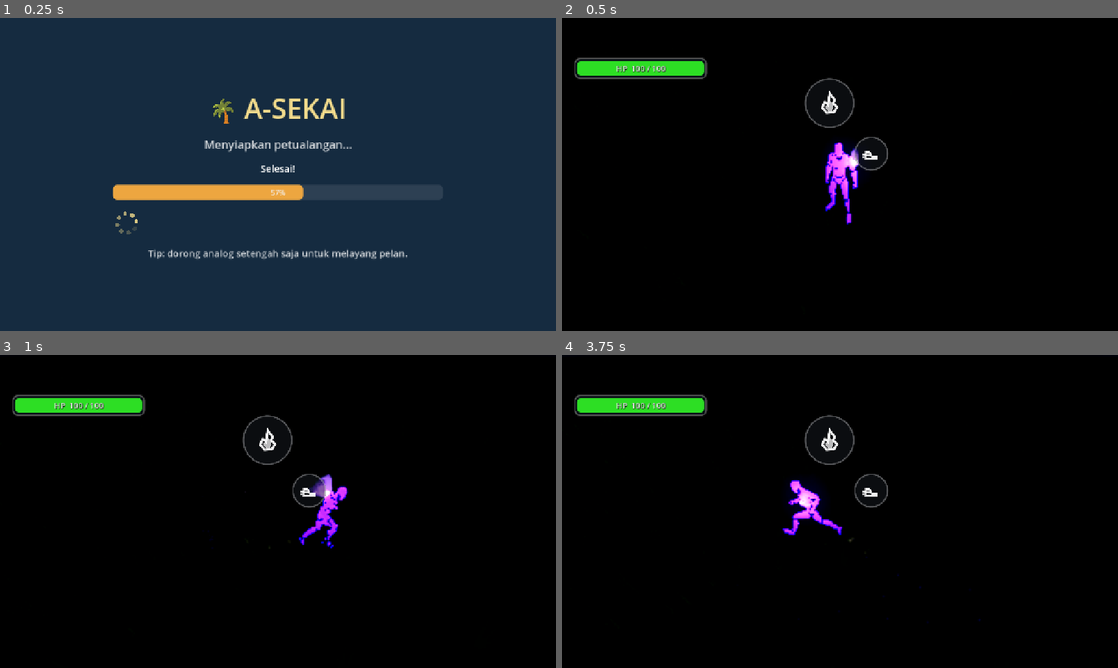
Above: before the commit, frames 1-4 (two rows, left to right).
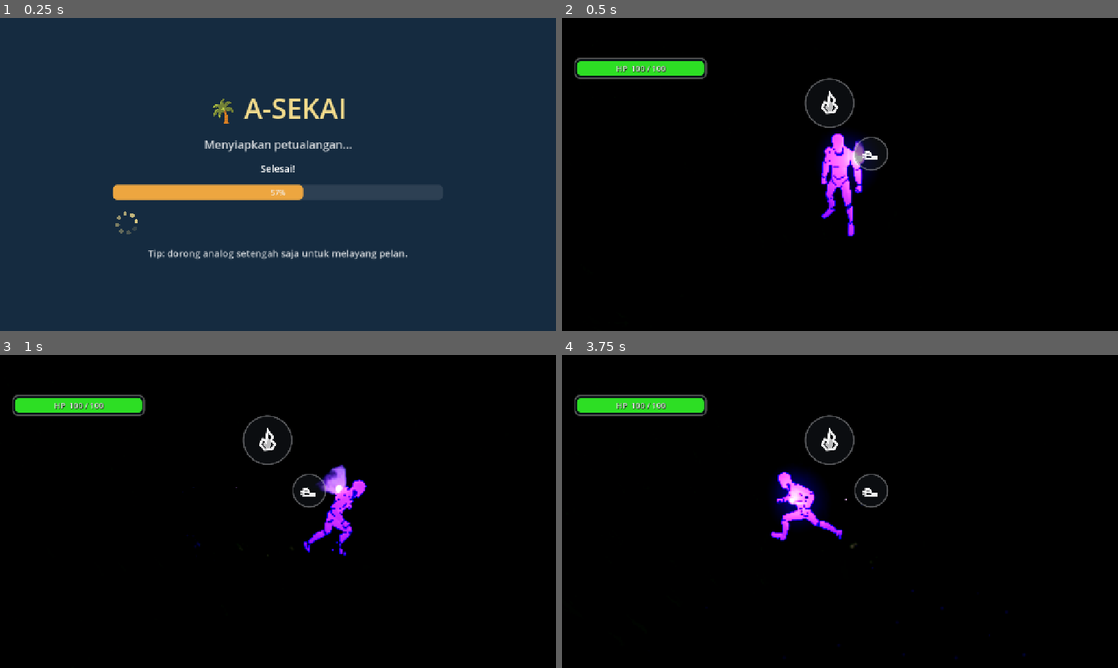
Above: after the commit, the same moments.

Repository: KyokoApp/Unity
Game: Godot game, scene res://packs/core_scripts/game_root.tscn
Two runs of this game, one before a commit and one after it. Both use one fixed random seed, a clock stepped at 60 frames per second and the inputs below. This scene is started directly instead of the project's main scene. Sound files missing from this copy of the repository are replaced by a short silence.
Inputs (mouse positions are in pixels of both pictures, inside the frame that each line leads up to):
- Up to frame 1 (0.25 s): no input
- Up to frame 2 (0.5 s): no input
- Up to frame 3 (1 s): move the mouse to (400, 495) at 0.52 s; hold Right (ui_right) from 0.53 s (still down); click (400, 495) at 0.67 s
- Up to frame 4 (3.75 s): release Right (ui_right) at 1.25 s; drag from (728, 527) to (812, 574) at 1.27 s; move the mouse to (895, 442) at 2.02 s; hold Right (ui_right) 2.03-2.75 s; drag from (812, 574) to (673, 464) at 2.77 s; move the mouse to (1006, 558) at 3.52 s; hold Left (ui_left) from 3.53 s (still down)

Frame 1 is identical in both runs. In frame 2, 1.4% of the frame differs, in the area x 46-55%, y 36-70%; in frame 3, 1.5%, in the area x 33-66%, y 35-65%; in frame 4, 1.5%.

Commit message:
Bulan diperkecil, kamera lbh deket lagi, rumput dicicil biar smooth
Respons user thd screenshot (bulan raksasa menutup layar) + permintaan:
'itu bulannya terlalu gede banget gk realistis trus jarak kamera ke
player deketin lagi trus optimalisasi biar smooth tapi tidak
mengurangi visual yang ada'.

1) Bulan (world.gd _apply_daylight, cabang malam):
   sun_size 0.075->0.010, halo 0.40->0.22. Skala sky.gdshader non-linear
   (smoothstep atas cosinus sudut pandang) shg penurunan sekecil ini msh
   menghasilkan cakram+corona yg jelas kelihatan & bersinar, tapi
   proporsinya wajar drpd menutupi hampir separuh layar spt sblmnya.

2) Kamera (player.gd): CAM_DIST 5.6->4.4 (permintaan lanjutan 'deketin
   lagi', sblmnya sudah pernah 7.6->5.6). Pinch zoom-out & auto-return
   tak berubah, cuma titik nol-nya yg makin dekat.

3) Optimasi smoothness TANPA mengurangi kepadatan/kualitas rumput
   (world.gd): akar masalah hentakan/patah2 saat jalan masuk area baru
   adalah _build_grass_chunk lama yg ngisi SEMUA 5400 instance 1 petak
   sekaligus dlm 1 frame (bisa 2 petak x 5400 = ~10800 panggilan native
   set_instance_transform/custom_data dlm 1 frame). Dirombak jadi:
   - _build_grass_chunk skrg cuma bikin node+buffer KOSONG (murah),
     didaftarkan ke _grass_building utk diisi belakangan.
   - _process_grass_fill_budget (dipanggil tiap frame) ngisi maks
     GRASS_FILL_INSTANCES_PER_FRAME=1800 instance/frame, DISEBAR ke
     semua petak yg lg dibangun, RNG per petak dilanjutkan (bukan
     diulang) shg hasil akhir identik persis dgn versi lama — TOTAL &
     KEPADATAN rumput TAK berkurang sama sekali, cuma proses ngisinya
     disebar bbrp frame drpd numpuk semua di 1 frame. Efek samping:
     rumpun kelihatan tumbuh bertahap saat masuk petak baru (bukan
     nge-pop instan) -- halus dr sisi visual jg.
   - _apply_grass_density_all() & unload di _update_grass_chunks
     disesuaikan supaya konsisten dgn petak yg msh dlm proses pengisian.

Co-authored-by: arena-agent <297053741+arena-agent@users.noreply.github.com>

Diff:
--- a/project/packs/character_player/player.gd
+++ b/project/packs/character_player/player.gd
@@ -111,10 +111,12 @@
 const PITCH_MIN := deg_to_rad(-72.0)
 const PITCH_MAX := deg_to_rad(-10.0)
 # CAM_DIST didekatkan (permintaan user "kameranya agak deketin ke player"):
-# 7.6 -> 5.6. Zoom-out manual (pinch 2 jari, lihat hud.gd add_zoom) msh bisa
-# menjauhkan sampai CAM_ZOOM_MAX, tapi otomatis balik ke CAM_DIST ini lagi
-# scr smooth (lihat _cam_zoom di _process) begitu jalan lagi / diam sebentar.
-const CAM_DIST := 5.6
+# 7.6 -> 5.6. LALU didekatkan LAGI (permintaan lanjutan "jarak kamera ke
+# player deketin lagi"): 5.6 -> 4.4. Zoom-out manual (pinch 2 jari, lihat
+# hud.gd add_zoom) msh bisa menjauhkan sampai CAM_ZOOM_MAX, tapi otomatis
+# balik ke CAM_DIST ini lagi scr smooth (lihat _cam_zoom di _process) begitu
+# jalan lagi / diam sebentar.
+const CAM_DIST := 4.4
 const CAM_FOLLOW := 7.0
 const LOOK_K := 0.0036
 const CAM_FOCUS_HEIGHT := 1.05
--- a/project/packs/world_terrain/world.gd
+++ b/project/packs/world_terrain/world.gd
@@ -96,11 +96,26 @@
 const GRASS_CHUNK_INSTANCES := 5400
 const GRASS_RENDER_RADIUS_CHUNKS := 2   # persegi (2*r+1)^2 petak selalu berusaha dimuat
 const GRASS_UNLOAD_RADIUS_CHUNKS := 3   # histeresis: dibongkar hanya kalau LEBIH jauh dr ini
-const GRASS_CHUNK_BUILD_PER_FRAME := 2  # cegah hentakan frame saat byk petak baru sekaligus
+# OPTIMASI (permintaan user: "optimalisasi biar smooth tapi tidak mengurangi
+# visual") — GRASS_CHUNK_BUILD_PER_FRAME skrg cuma ngatur brp NODE petak
+# baru boleh dibuat tiap frame (murah: cuma alokasi MultiMesh kosong, tak
+# lagi ngisi ribuan instance-nya di frame yg sama). Pengisian instance
+# sesungguhnya (yg MAHAL — dulu sampai 5400 pemanggilan set_instance_*
+# per petak, dobel kalau 2 petak kebangun bareng = ~10800 panggilan native
+# dlm 1 frame, itu biang hentakan/patah2 pas jalan masuk area baru) skrg
+# DICICIL lewat GRASS_FILL_INSTANCES_PER_FRAME instance/frame LINTAS semua
+# petak yg lg dibangun (lihat _grass_building/_process_grass_fill_budget) —
+# jumlah TOTAL rumput yg akhirnya tampil TETAP SAMA PERSIS (tak ada rumput
+# dikurangi), cuma proses ngisinya disebar bbrp frame drpd numpuk di 1
+# frame. Bonus: rumpun kelihatan "tumbuh" bertahap saat petak baru
+# dimuat—bukan nge-pop instan—yg jg terasa lebih halus dr sisi visual.
+const GRASS_CHUNK_BUILD_PER_FRAME := 3   # brp petak baru boleh MULAI dibangun /frame
+const GRASS_FILL_INSTANCES_PER_FRAME := 1800  # brp instance boleh DIISI /frame (semua petak digabung)
 var _grass_mesh: ArrayMesh                # 1 mesh tuft dipakai bersama semua chunk
 var _grass_mat: ShaderMaterial            # 1 material dipakai bersama semua chunk (player_pos diperbarui tiap frame)
 var _grass_chunks := {}                   # Vector2i koordinat petak -> MultiMeshInstance3D
-var _grass_pending: Array = []            # antrean koordinat petak menunggu dibangun
+var _grass_pending: Array = []            # antrean koordinat petak menunggu MULAI dibangun
+var _grass_building := {}                 # Vector2i -> {"rng":RandomNumberGenerator,"filled":int}: petak yg node-nya sudah ada tapi msh dicicil isi instance-nya
 var _grass_last_chunk := Vector2i(9999999, 9999999)  # paksa update pertama
 var _grass_density_frac := 1.0            # dari apply_quality() grass_density, diterapkan ke chunk baru & yg sudah ada
 
@@ -257,12 +272,15 @@
 ## memberi kedalaman/volume. Setiap instance = tuft 5 helai bersilang, dgn
 ## goyangan angin & varian warna per-instance di grass_blade.gdshader.
 ## Inisialisasi sistem CHUNK STREAMING (lihat catatan arsitektur di atas):
-## mesh & material dibuat SEKALI (dipakai bersama semua petak), lalu petak
-## ASAL (0,0) dibangun SEKARANG JUGA (spawn pemain persis di situ, (0,0,0))
-## supaya rumput sudah ada dari detik pertama tanpa nunggu _process jalan &
-## tanpa perlu referensi `player` (blm tentu ada saat generate_async, lihat
-## jg dev_probe/fire_attack_check.gd yg menguji world sendirian tanpa
-## pemain) — petak lain menyusul otomatis begitu set_player() dipanggil &
+## mesh & material dibuat SEKALI (dipakai bersama semua petak), lalu node
+## petak ASAL (0,0) dibuat SEKARANG JUGA (spawn pemain persis di situ,
+## (0,0,0)) tanpa perlu referensi `player` (blm tentu ada saat
+## generate_async, lihat jg dev_probe/fire_attack_check.gd yg menguji world
+## sendirian tanpa pemain) — isi instance-nya sendiri dicicil lewat
+## _process_grass_fill_budget (lihat komentar GRASS_FILL_INSTANCES_PER_FRAME)
+## shg full-terisi dlm hitungan beberapa frame pertama (bukan langsung
+## sekaligus, demi smoothness — tapi tetap terasa "sudah ada dr detik
+## pertama"). Petak lain menyusul otomatis begitu set_player() dipanggil &
 ## pemain mulai jalan.
 func _build_grass() -> void:
 	_grass_mesh = _build_grass_blade_mesh()
@@ -295,18 +313,7 @@
 	mm.use_custom_data = true
 	mm.mesh = _grass_mesh
 	mm.instance_count = GRASS_CHUNK_INSTANCES
-	var rng := RandomNumberGenerator.new()
-	rng.seed = _chunk_seed(coord)
-	var half := GRASS_CHUNK_SIZE * 0.5
-	for i in range(GRASS_CHUNK_INSTANCES):
-		var x := rng.randf_range(-half, half)
-		var z := rng.randf_range(-half, half)
-		var s := rng.randf_range(0.75, 1.35)
-		var blade_basis := Basis(Vector3.UP, rng.randf_range(0.0, TAU))
-		blade_basis = blade_basis.scaled(Vector3(s, s * rng.randf_range(0.8, 1.3), s))
-		mm.set_instance_transform(i, Transform3D(blade_basis, Vector3(x, 0.0, z)))
-		mm.set_instance_custom_data(i, Color(rng.randf(), rng.randf(), 0.0, 0.0))
-	mm.visible_instance_count = int(round(GRASS_CHUNK_INSTANCES * _grass_density_frac))
+	mm.visible_instance_count = 0  # belum ada instance terisi, lihat _process_grass_fill_budget
 	var mmi := MultiMeshInstance3D.new()
 	mmi.name = "GrassChunk_%d_%d" % [coord.x, coord.y]
 	mmi.multimesh = mm
@@ -315,6 +322,55 @@
 	mmi.position = Vector3((coord.x + 0.5) * GRASS_CHUNK_SIZE, 0.0, (coord.y + 0.5) * GRASS_CHUNK_SIZE)
 	add_child(mmi)
 	_grass_chunks[coord] = mmi
+	# Node & buffer kosong sudah ada (murah) — pengisian GRASS_CHUNK_INSTANCES
+	# instance sesungguhnya (mahal) dicicil lewat _grass_building, BUKAN di
+	# sini lagi, biar tak menghentak frame ini (lihat catatan di const
+	# GRASS_FILL_INSTANCES_PER_FRAME di atas).
+	var rng := RandomNumberGenerator.new()
+	rng.seed = _chunk_seed(coord)
+	_grass_building[coord] = {"rng": rng, "filled": 0}
+
+## Dipanggil TIAP FRAME (bukan cuma saat pindah petak): isi maks
+## GRASS_FILL_INSTANCES_PER_FRAME instance rumput, disebar ke SEMUA petak yg
+## msh dlm proses (_grass_building), petak terlama diisi duluan. RNG per
+## petak sama & DILANJUTKAN (bukan diulang dr awal) tiap panggilan -> hasil
+## akhirnya identik persis dgn kalau diisi sekaligus (cuma bedanya waktu),
+## jadi TOTAL & KEPADATAN rumput tak berkurang sama sekali dibanding
+## sebelumnya — cuma cara ngisinya yg disebar biar smooth.
+func _process_grass_fill_budget() -> void:
+	var budget := GRASS_FILL_INSTANCES_PER_FRAME
+	var half := GRASS_CHUNK_SIZE * 0.5
+	var done: Array = []
+	for coord in _grass_building.keys():
+		if budget <= 0:
+			break
+		var mmi = _grass_chunks.get(coord)
+		if not is_instance_valid(mmi):
+			done.append(coord)
+			continue
+		var mm: MultiMesh = mmi.multimesh
+		var st: Dictionary = _grass_building[coord]
+		var rng: RandomNumberGenerator = st["rng"]
+		var filled: int = st["filled"]
+		var n: int = mini(budget, GRASS_CHUNK_INSTANCES - filled)
+		for j in range(n):
+			var i := filled + j
+			var x := rng.randf_range(-half, half)
+			var z := rng.randf_range(-half, half)
+			var s := rng.randf_range(0.75, 1.35)
+			var blade_basis := Basis(Vector3.UP, rng.randf_range(0.0, TAU))
+			blade_basis = blade_basis.scaled(Vector3(s, s * rng.randf_range(0.8, 1.3), s))
+			mm.set_instance_transform(i, Transform3D(blade_basis, Vector3(x, 0.0, z)))
+			mm.set_instance_custom_data(i, Color(rng.randf(), rng.randf(), 0.0, 0.0))
+		filled += n
+		budget -= n
+		st["filled"] = filled
+		var target_visible := int(round(GRASS_CHUNK_INSTANCES * _grass_density_frac))
+		mm.visible_instance_count = mini(filled, target_visible)
+		if filled >= GRASS_CHUNK_INSTANCES:
+			done.append(coord)
+	for coord in done:
+		_grass_building.erase(coord)
 
 ## Dipanggil dari _process tiap kali pemain PINDAH PETAK (bukan tiap frame —
 ## murah): tentukan set petak yg SEHARUSNYA aktif (persegi radius
@@ -338,6 +394,10 @@
 		if is_instance_valid(mmi):
 			mmi.queue_free()
 		_grass_chunks.erase(coord)
+		# Kalau petak ini dibongkar SEBELUM selesai dicicil isinya (pemain
+		# lari lalu balik arah cepat), hentikan pengisiannya jg — node-nya
+		# sudah free, lanjut ngisi cuma buang2 budget frame percuma.
+		_grass_building.erase(coord)
 	var still_wanted: Array = []
 	for coord in _grass_pending:
 		if wanted.has(coord):
@@ -355,10 +415,17 @@
 			budget -= 1
 
 func _apply_grass_density_all() -> void:
+	var target := int(round(GRASS_CHUNK_INSTANCES * _grass_density_frac))
 	for coord in _grass_chunks:
 		var mmi = _grass_chunks[coord]
 		if is_instance_valid(mmi) and mmi.multimesh:
-			mmi.multimesh.visible_instance_count = int(round(GRASS_CHUNK_INSTANCES * _grass_density_frac))
+			# Petak yg msh dicicil isinya (_grass_building) jangan dipaksa
+			# nampilin instance yg BLM terisi (msh data default kosong) —
+			# batasi ke jumlah yg sudah benar2 diisi sejauh ini.
+			var cap := target
+			if _grass_building.has(coord):
+				cap = mini(target, int(_grass_building[coord]["filled"]))
+			mmi.multimesh.visible_instance_count = cap
 
 ## Mesh 1 tuft rumput (PEROMBAKAN #2 — user: "kurang tebel dan kurang
 ## realistis"). Versi lama: persis 5 helai simetris bintang 72° — dari atas
@@ -603,6 +670,7 @@
 			_grass_last_chunk = pchunk
 			_update_grass_chunks(pchunk)
 	_process_grass_chunk_queue()
+	_process_grass_fill_budget()
 	if _grass_mat:
 		_grass_mat.set_shader_parameter("player_pos", Vector2(player.global_position.x, player.global_position.z) if player else Vector2.ZERO)
 
@@ -710,12 +778,16 @@
 		sky_mat.set_shader_parameter("ground_bottom_color", Color(0.10, 0.15, 0.20).darkened(0.55))
 		sky_mat.set_shader_parameter("sun_color", Color(0.96, 0.97, 1.0))
 		sky_mat.set_shader_parameter("star_visibility", 1.0)
-		# bulan dibesarkan dikit (0.06->0.075) & halo dikuatkan (0.32->0.40)
-		# -- ditambah shader sky.gdshader skrg py lapisan corona lembut baru
-		# (bukan cuma pow(d,24) yg sempit) -> "bulan indah" bersinar nyata,
-		# bukan bulatan flat kecil.
-		sky_mat.set_shader_parameter("sun_size", 0.075)
-		sky_mat.set_shader_parameter("halo", 0.40)
+		# bulan (screenshot user: "bulannya terlalu gede banget gk realistis")
+		# — nilai SEBELUMNYA (0.075/halo 0.40) ternyata di layar HP hampir
+		# menutupi separuh atas frame, jauh dr kesan bulan sungguhan. Diturunkan
+		# banyak (skala non-linear: sky.gdshader pakai smoothstep atas cosinus
+		# sudut pandang, bukan linear piksel, jd penurunan sun_size sekecil ini
+		# msh menghasilkan cakram yg JELAS kelihatan & bersinar, cuma proporsi
+		# ukurannya wajar—bukan raksasa menutup layar) — halo jg diturunkan
+		# senada spy corona lembutnya tak ikut2an kelihatan besar.
+		sky_mat.set_shader_parameter("sun_size", 0.010)
+		sky_mat.set_shader_parameter("halo", 0.22)
 	# Di FOG_MODE_DEPTH, fog_density BUKAN lagi koefisien eksponensial —
 	# artinya opasitas MAKSIMUM kabut tepat di fog_depth_end (0=tak
 	# kelihatan, 1=menutup total). _lo.fog/_q_fog tetap dipakai sbg pengali
